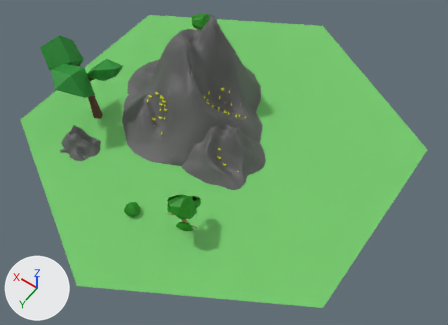
The FBX model Assets/Prefabs/PrefabsTiles/Hexagone ressource or.fbx: old version first, new version second.
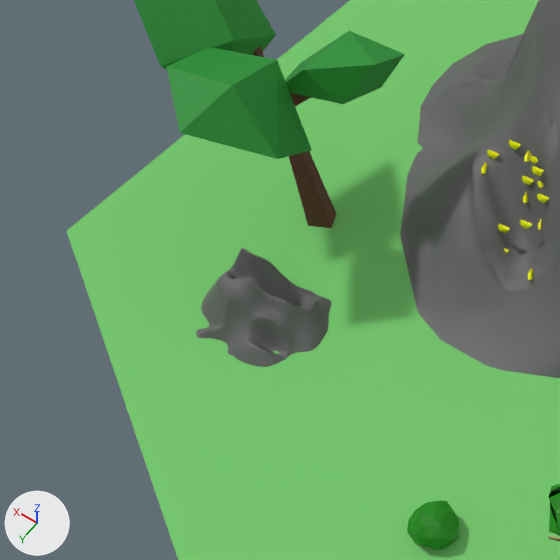
The first picture shows the older version from a camera (50 mm lens) standing at (-11.67, 16.0, 23.2) and looking at (-1.47, 1.73, 0.77). The close-ups show both versions on the part from 0% to 38% of the width and 15% to 68% of the height of that picture. Arrows for +X, +Y and +Z are at lower left; the lights stay in place. Where no turn or scale is listed for an object, it has been applied to the vertices. Vertices at the same position are counted once.

In view in the first close-up: 'Landscape.002'.
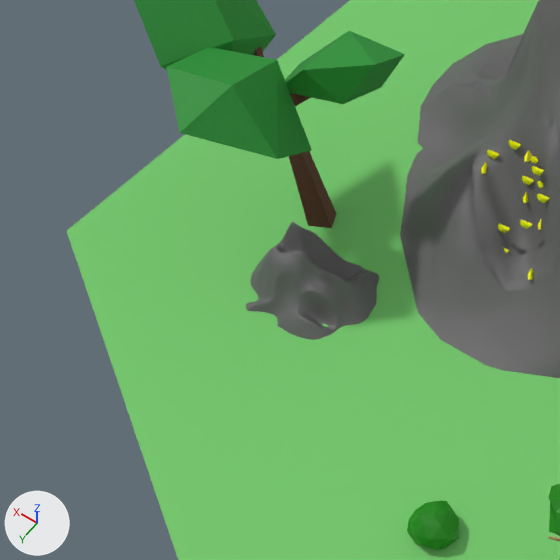
Where the change shows, as pixel boxes [x1, y1, x2, y2] in the close-ups (560 x 560 px; the box of a moved part takes in the faces that stretch with it):
```json
{"part": 1, "of": "me_landscape_001", "change": "moved or reshaped", "before": [196, 248, 331, 367], "after": [246, 222, 379, 340]}
```

Scene script edits in JSON lines:
```json
{"block": "me_landscape_001", "where": "# used by ob_landscape_002; location = (0.0, 0.0, 0.0)"}
{"op": "remove", "block": "me_landscape_001", "code": "me_landscape_001.from_pydata(...)  # 7228 vertices, 11011 faces; spans x -8.7..8.7, y -10.0..10.0, z 0.0..5.2"}
{"op": "add", "block": "me_landscape_001", "code": "me_landscape_001.from_pydata(...)  # 7234 vertices, 11018 faces; spans x -8.7..8.7, y -10.0..10.0, z -0.1..5.2"}
{"block": "me_landscape_001", "change": "me_landscape_001 part 1: 82 vertices moved within x 1.7..6.0, y 1.3..4.6, z 0.0..0.8; 2560 vertices removed from x 3.7..6.4, y 3.4..5.7, z 0.0..1.2; 2566 vertices added at x -8.7..8.7, y -10.0..10.0, z -0.1..1.2"}
```
